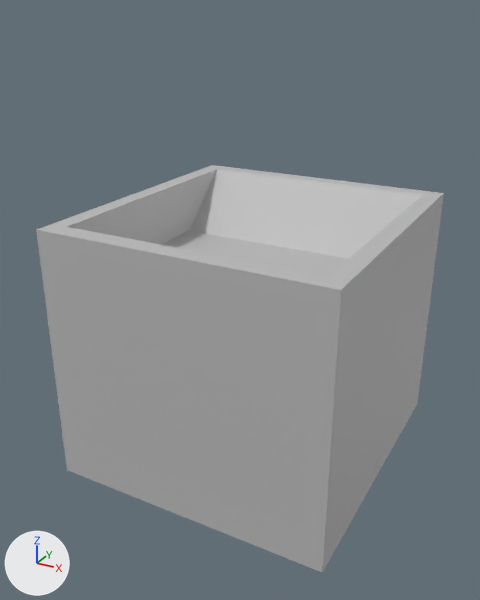
The FBX model CookingSchool/Assets/_Art/Models/sink.fbx as it was, and as the next commit left it.
Before and after are seen from a 50 mm lens placed at (1.505, -2.486, 1.543), pointed at (0.474, -0.611, 0.606). Arrows for +X, +Y and +Z are at lower left; the lights stay in place. Where no turn or scale is listed for an object, it has been applied to the vertices.

The first picture shows 'sink'.
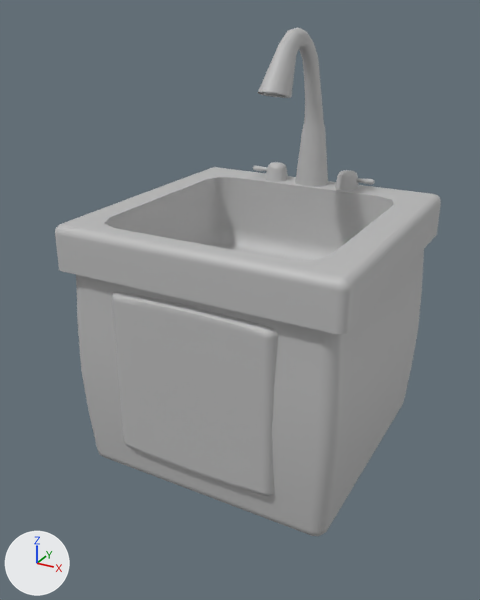
What changed in the scene script:
```text
Change me_mesh:
    used by ob_sink; location = (0.0, 0.0, 0.0)
    remove me_mesh.from_pydata(...)  # 20 vertices, 18 faces; spans x 0.0..1.0, y -1.057..0.0, z 0.0..0.914
    add me_mesh.from_pydata(...)  # 445 vertices, 432 faces; spans x 0.0..1.0, y -1.0..0.0, z 0.0..1.483
    me_mesh part 1: 20 vertices removed from x 0.0..1.0, y -1.057..0.0, z 0.0..0.914; 445 vertices added at x 0.0..1.0, y -1.0..0.0, z 0.0..1.483
    me_mesh part 2: the surface is now shaded smooth
Add me_mesh_001:
    me_mesh_001.from_pydata(...)  # 134 vertices, 132 faces; spans x -0.107..0.048, y -0.048..0.048, z 0.0..0.072
    me_mesh_001.materials.append(mat_lambert1)  # grey #bcbcbc
Add me_mesh_002:
    me_mesh_002.from_pydata(...)  # 134 vertices, 132 faces; spans x -0.048..0.107, y -0.048..0.048, z 0.0..0.072
    me_mesh_002.materials.append(mat_lambert1)  # grey #bcbcbc
Add ob_sinkhandlel:
    ob_sinkhandlel = bpy.data.objects.new('sinkHandleL', me_mesh_001)
    ob_sinkhandlel.location = (0.359, -0.096, 0.906)
Add ob_sinkhandler:
    ob_sinkhandler = bpy.data.objects.new('sinkHandleR', me_mesh_002)
    ob_sinkhandler.location = (0.656, -0.096, 0.906)
```

Boxes [x1, y1, x2, y2] around the edits, measured in the pictures (480 x 600 px):
'sink', reshaped (25% taller): before [36, 165, 444, 572]; after [55, 27, 441, 536]
'sinkHandleR', added: after [335, 170, 374, 191]
'sinkHandleL', added: after [253, 162, 288, 182]
part 1 of me_mesh, built on: before [36, 165, 444, 572]; after [55, 27, 441, 536]
